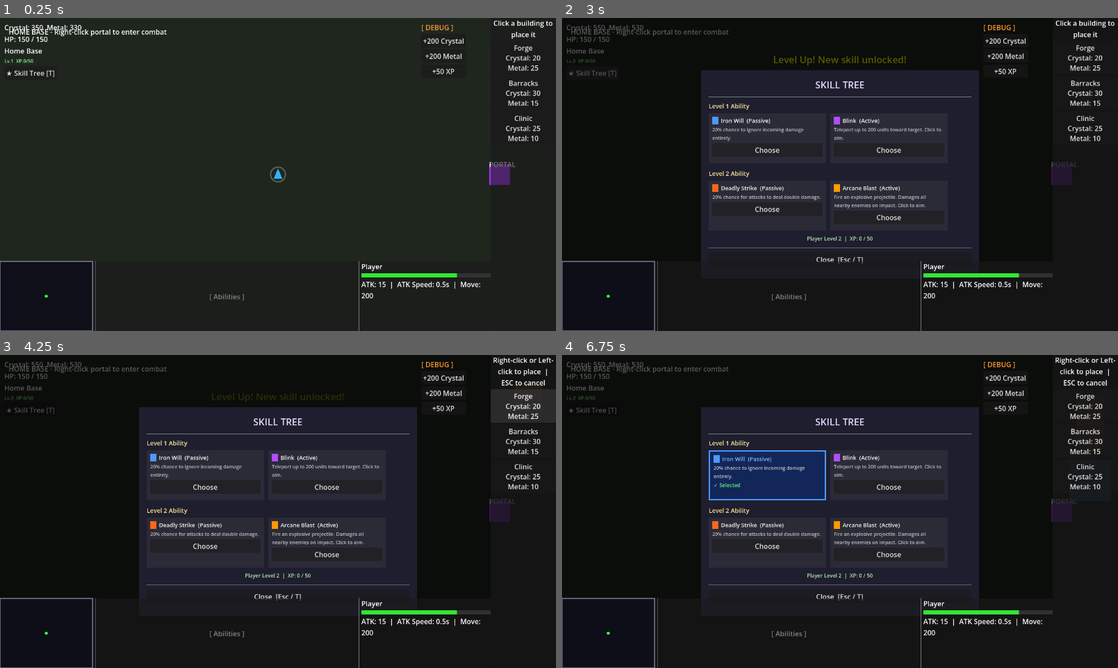
Above: before the commit, frames 1-4 (two rows, left to right).
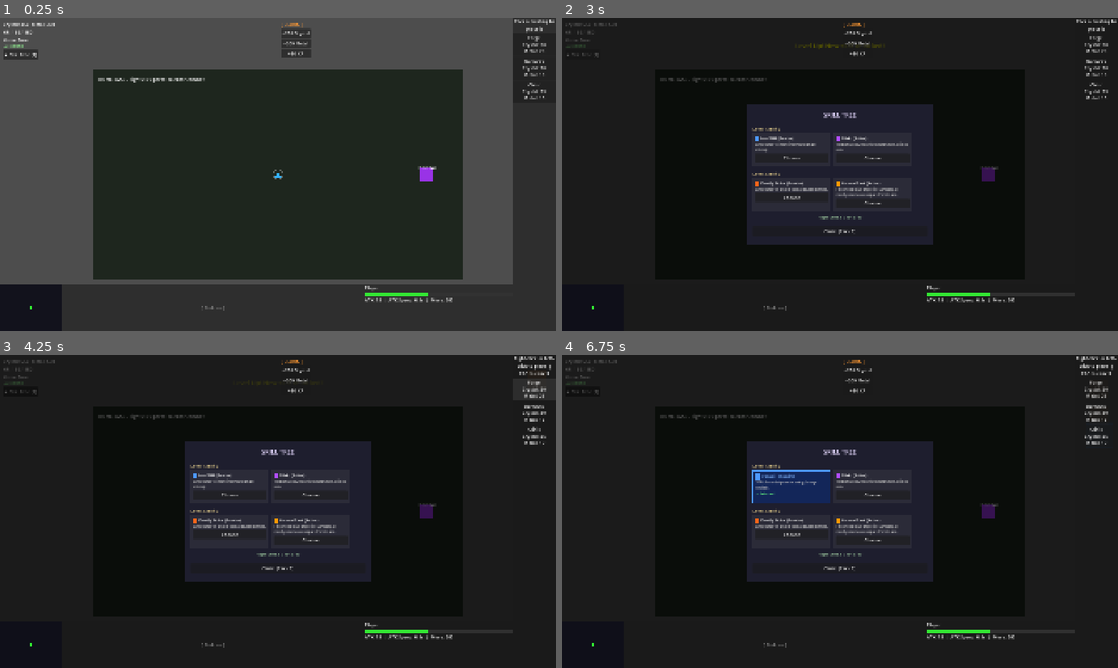
Above: after the commit, the same moments.

Repository: Odin94/Voidcraft
Game: Godot game, scene res://scenes/main/main.tscn
The game is run twice, just before and just after one commit, with the same random seed, the same clock (stepped at 60 frames per second) and the same inputs.
Inputs:
- Up to frame 1 (0.25 s): no input
- Up to frame 2 (3 s): click "+200 Crystal" at 0.5 s; click "+200 Metal" at 1.25 s; click "+50 XP" at 2 s; click "★ Skill Tree [T]" at 2.75 s
- Up to frame 3 (4.25 s): click "Forge Crystal: 20 Metal: 25" at 3.5 s
- Up to frame 4 (6.75 s): click "Forge Crystal: 20 Metal: 25" at 4.25 s; click "Barracks Crystal: 30 Metal: 15" at 5 s; click "Clinic Crystal: 25 Metal: 10" at 5.75 s; click "Choose" at 6.5 s

The runs differ from the first frame. In frame 1, 36% of the frame differs, in the area x 0-100%, y 0-100%; in frame 2, 20%; in frame 3, 20%; in frame 4, 21%.

Commit message:
Add scaling and increase default window size

Diff:
--- a/project.godot
+++ b/project.godot
@@ -24,8 +24,11 @@
 
 [display]
 
-window/size/viewport_width=1280
-window/size/viewport_height=720
+window/size/viewport_width=1920
+window/size/viewport_height=1080
+window/size/resizable=true
+window/stretch/mode="canvas_items"
+window/stretch/aspect="expand"
 
 [input]
 
